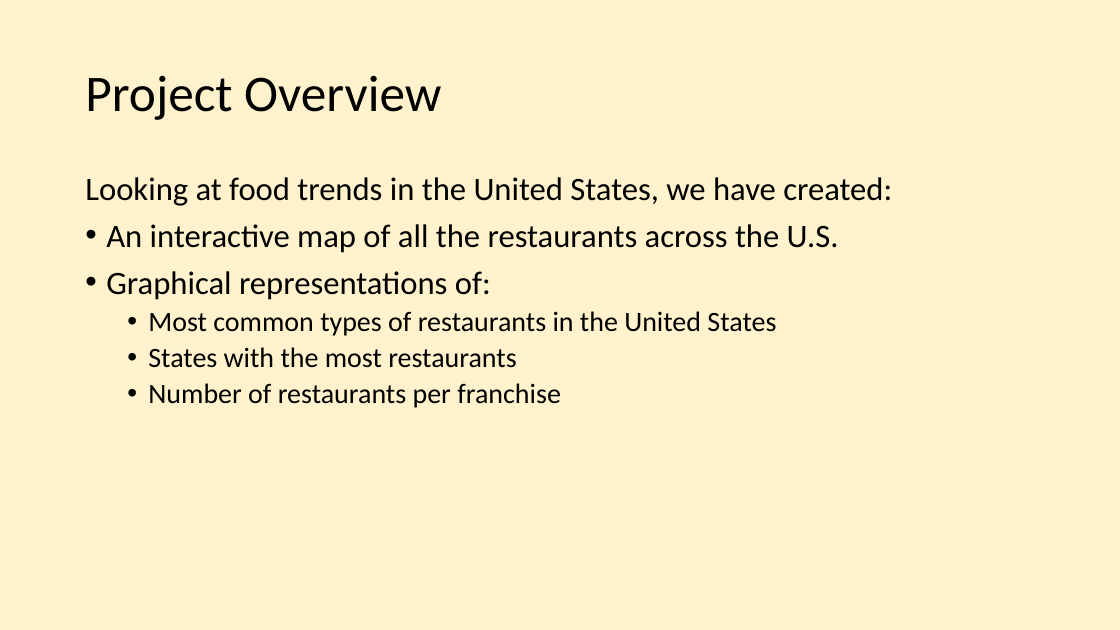
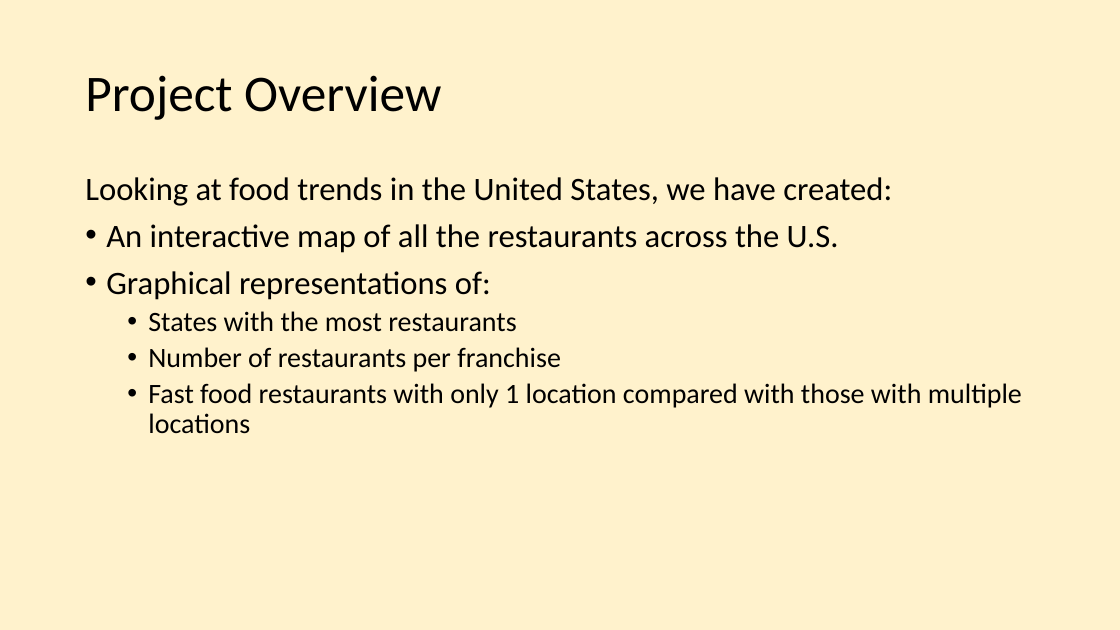
Before and after one commit to teresanttruong/M16-project-3-RTT, a slide deck: slide 2 of restaurants_presentation.pptx. Drawn at 1120x630 pixels with LibreOffice and Linux fonts; fonts in the diff are those of the drawing. Boxes give left, top, right and bottom in pixels: in the first picture for what was removed or moved away, otherwise in the second. Text is boxed around its words. In the diff, an @@ line names an element or a change of style, - is before the commit and + after.

Commit message:
presentation complete

```diff
--- a/restaurants_presentation.pptx
+++ b/restaurants_presentation.pptx
@@ text at (x1=148, y1=311, x2=776, y2=336): paragraph removed @@
-  • Most common types of restaurants in the United States
@@ text at (x1=148, y1=383, x2=1022, y2=434): paragraph added @@
+  • Fast food restaurants with only 1 location compared with those with multiple locations
```
Also in this commit, not shown: 3 other slides changed, 4 slides added, 6 slides removed, 2 other files.
